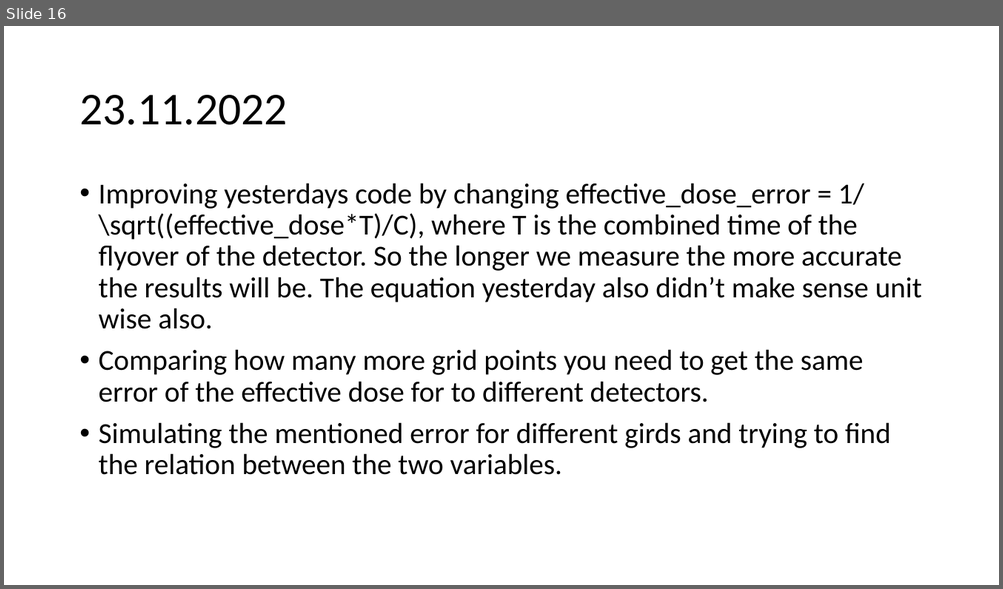
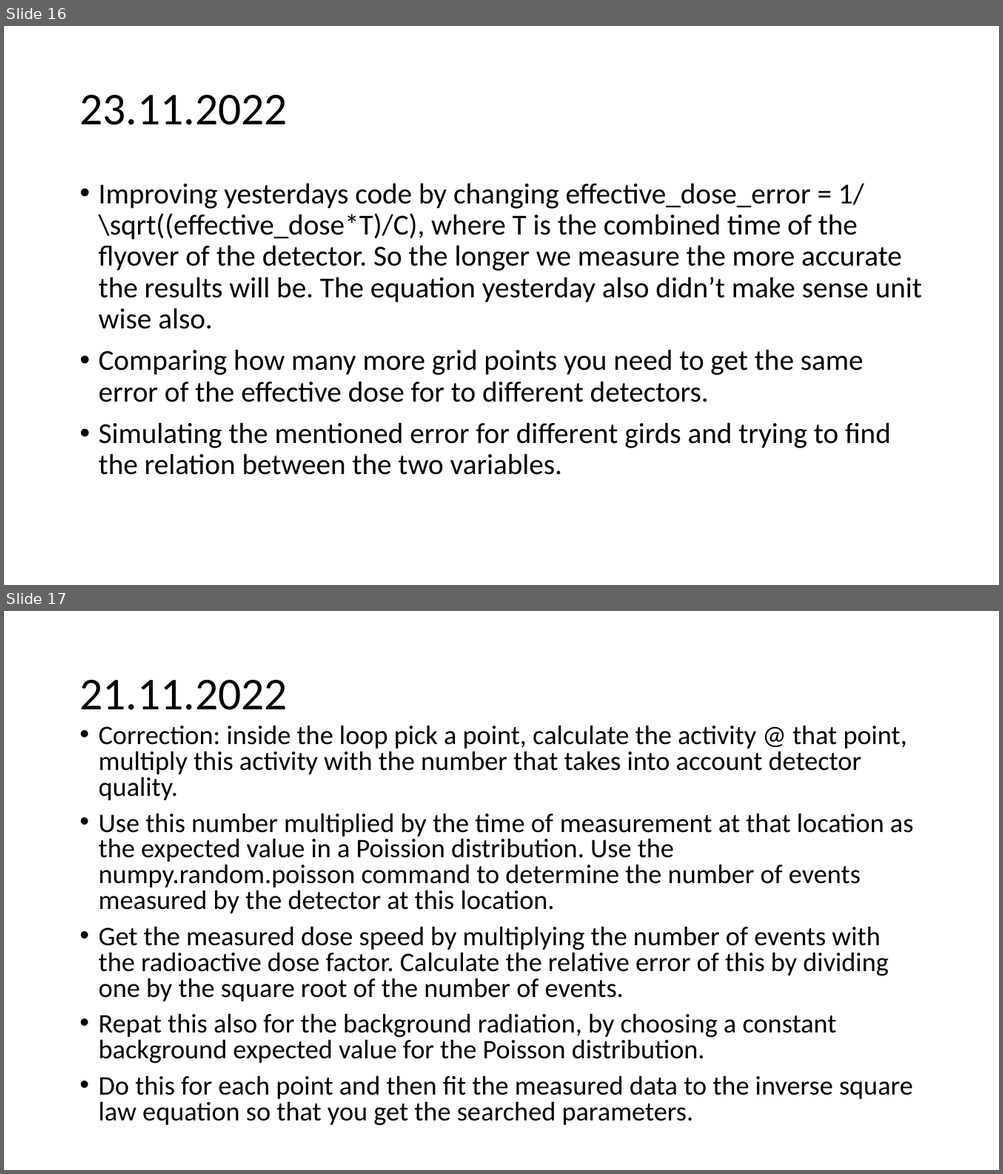
Before and after one commit to urhtrinko/DroneRadioactivity_student_job, a slide deck: reports/work_diary.pptx. Shown one above the other, each under a label of ours: slide 16 before the commit, slides 16 and 17 after it. The pictures are 1003x589 and 1003x1174 pixels, drawn with LibreOffice and Linux fonts; fonts in the diff are those of the drawing. Boxes give left, top, right and bottom in pixels: in the first picture for what was removed or moved away, otherwise in the second. Text is boxed around its words. In the diff, an @@ line names an element or a change of style, - is before the commit and + after.

```diff
--- a/reports/work_diary.pptx
+++ b/reports/work_diary.pptx
@@ slide 17 added at (x1=4, y1=611, x2=999, y2=1170), background #FFFFFF @@
@@ title added at (x1=79, y1=680, x2=287, y2=710), 44 pt, text #000000 @@
+21.11.2022
@@ text added at (x1=99, y1=725, x2=913, y2=1126), 25.9 pt, text #000000 @@
+• Correction: inside the loop pick a point, calculate the activity @ that point, multiply this activity with the number that takes into account detector quality.
+• Use this number multiplied by the time of measurement at that location as the expected value in a Poission distribution. Use the numpy.random.poisson command to determine the number of events measured by the detector at this location.
+• Get the measured dose speed by multiplying the number of events with the radioactive dose factor. Calculate the relative error of this by dividing one by the square root of the number of events.
+• Repat this also for the background radiation, by choosing a constant background expected value for the Poisson distribution.
+• Do this for each point and then fit the measured data to the inverse square law equation so that you get the searched parameters.
```
